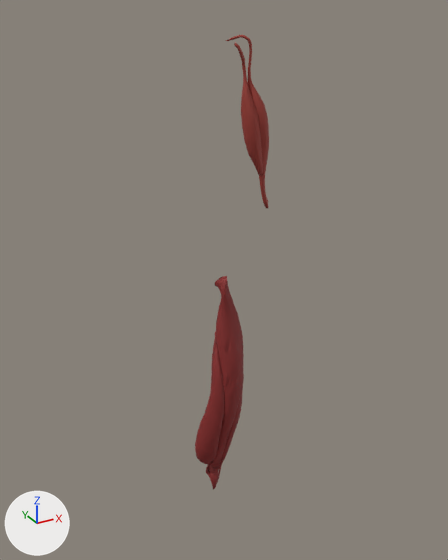
A saved change to the glTF model src/content/anatomy/modelos/musculos-regiones.glb.
Before and after are seen from a 50 mm lens placed at (-0.464, -1.153, 1.392), pointed at (0.147, -0.043, 0.837). Arrows for +X, +Y and +Z are at lower left; the lights stay in place. The picture after the commit comes second. Where no turn or scale is listed for an object, it has been applied to the vertices.

Names of what the first picture shows: 'biceps_brachii_left__cabeza_corta', 'biceps_brachii_left__cabeza_larga', 'quadriceps_femoris_left__recto_femoral', 'quadriceps_femoris_left__vasto_medial' and 1 more.
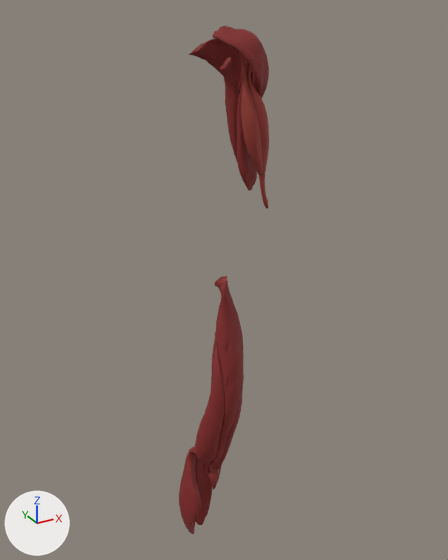
Pixel boxes [x1, y1, x2, y2] of what changed, in the pictures (448 x 560 px):
'deltoid_left__clavicular', added (red): after [212, 25, 264, 97]
'gastrocnemius_left__cabeza_medial', added (red): after [179, 446, 201, 534]
'deltoid_left__espinal', added (red): after [189, 38, 256, 88]
'triceps_brachii_left__cabeza_larga', added (red): after [220, 56, 240, 160]
'triceps_brachii_left__cabeza_medial', added (red): after [236, 82, 257, 191]
'gastrocnemius_left__cabeza_lateral', added (red): after [195, 457, 213, 525]
'deltoid_left__acromial', added: after [237, 29, 269, 99]
'triceps_brachii_left__cabeza_lateral', added (mostly hidden): after [238, 61, 255, 184]

Patch to the scene script:
```diff
--- a/src/content/anatomy/modelos/musculos-regiones.glb.py
+++ b/src/content/anatomy/modelos/musculos-regiones.glb.py
@@ ob_gastrocnemius_left__cabeza_medial @@
+ob_gastrocnemius_left__cabeza_medial = bpy.data.objects.new('gastrocnemius_left__cabeza_medial', me_gastrocnemius_left__cabeza_medial)  # 1325 vertices, 2646 faces; spans x 0.022..0.074, y -0.093..-0.014, z 0.129..0.438; in mat_skeletal_muscle___oxblood (red #862826)
+ob_gastrocnemius_left__cabeza_medial.location = (0.0, 0.0, 0.0)
@@ ob_gastrocnemius_left__cabeza_lateral @@
+ob_gastrocnemius_left__cabeza_lateral = bpy.data.objects.new('gastrocnemius_left__cabeza_lateral', me_gastrocnemius_left__cabeza_lateral)  # 1079 vertices, 2154 faces; spans x 0.061..0.117, y -0.081..-0.006, z 0.139..0.429; in mat_skeletal_muscle___oxblood (red #862826)
+ob_gastrocnemius_left__cabeza_lateral.location = (0.0, 0.0, 0.0)
@@ ob_triceps_brachii_left__cabeza_medial @@
+ob_triceps_brachii_left__cabeza_medial = bpy.data.objects.new('triceps_brachii_left__cabeza_medial', me_triceps_brachii_left__cabeza_medial)  # 407 vertices, 810 faces; spans x 0.167..0.227, y -0.072..-0.046, z 1.035..1.262; in mat_skeletal_muscle___oxblood (red #862826)
+ob_triceps_brachii_left__cabeza_medial.location = (0.0, 0.0, 0.0)
@@ ob_triceps_brachii_left__cabeza_larga @@
+ob_triceps_brachii_left__cabeza_larga = bpy.data.objects.new('triceps_brachii_left__cabeza_larga', me_triceps_brachii_left__cabeza_larga)  # 755 vertices, 1506 faces; spans x 0.135..0.216, y -0.064..-0.019, z 1.041..1.307; in mat_skeletal_muscle___oxblood (red #862826)
+ob_triceps_brachii_left__cabeza_larga.location = (0.0, 0.0, 0.0)
@@ ob_triceps_brachii_left__cabeza_lateral @@
+ob_triceps_brachii_left__cabeza_lateral = bpy.data.objects.new('triceps_brachii_left__cabeza_lateral', me_triceps_brachii_left__cabeza_lateral)  # 1242 vertices, 2480 faces; spans x 0.174..0.228, y -0.069..-0.02, z 1.042..1.298; in mat_skeletal_muscle___oxblood (red #862826)
+ob_triceps_brachii_left__cabeza_lateral.location = (0.0, 0.0, 0.0)
@@ ob_deltoid_left__espinal @@
+ob_deltoid_left__espinal = bpy.data.objects.new('deltoid_left__espinal', me_deltoid_left__espinal)  # 805 vertices, 1621 faces; spans x 0.083..0.219, y -0.079..-0.003, z 1.194..1.346; in mat_skeletal_muscle___oxblood (red #862826)
+ob_deltoid_left__espinal.location = (0.0, 0.0, 0.0)
@@ ob_deltoid_left__clavicular @@
+ob_deltoid_left__clavicular = bpy.data.objects.new('deltoid_left__clavicular', me_deltoid_left__clavicular)  # 956 vertices, 2012 faces; spans x 0.089..0.204, y -0.121..-0.075, z 1.21..1.361; in mat_skeletal_muscle___oxblood (red #862826)
+ob_deltoid_left__clavicular.location = (0.0, 0.0, 0.0)
@@ ob_deltoid_left__acromial @@
+ob_deltoid_left__acromial = bpy.data.objects.new('deltoid_left__acromial', me_deltoid_left__acromial)  # 573 vertices, 1146 faces; spans x 0.1466..0.2272, y -0.1033..-0.0408, z 1.2112..1.3553; in mat_skeletal_muscle___oxblood (red #862826)
+ob_deltoid_left__acromial.location = (0.0, 0.0, 0.0)
```
